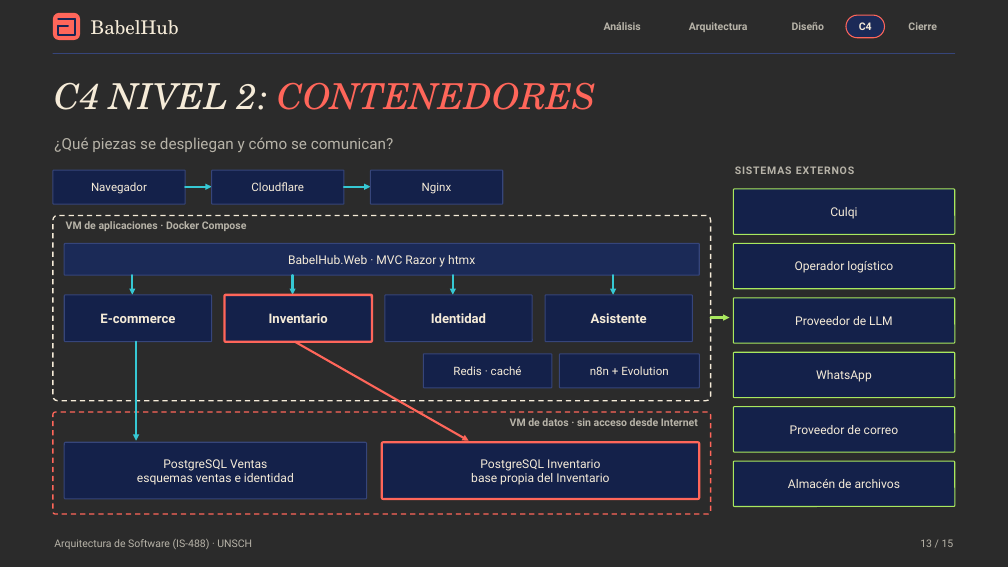
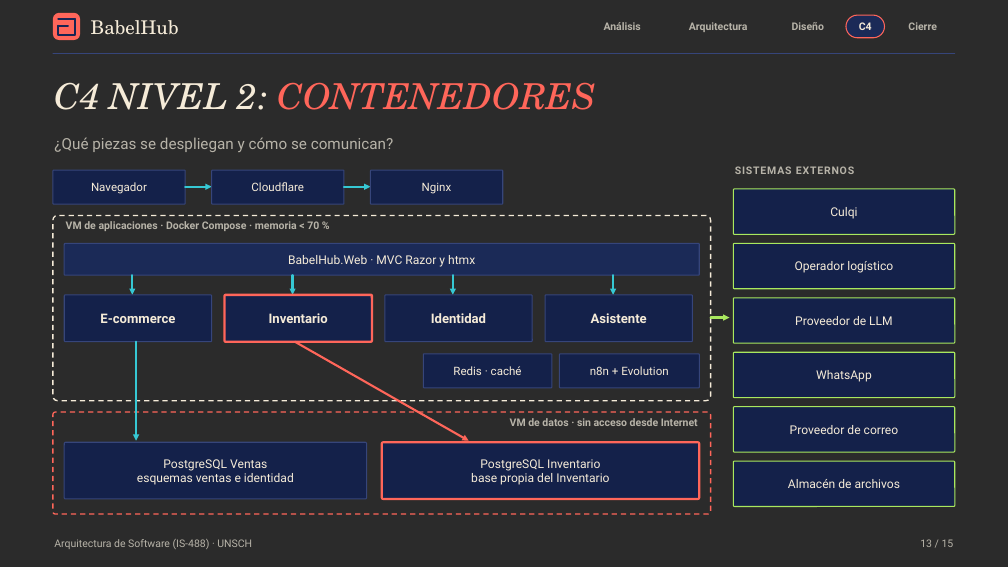
Before and after one commit to P35C4D0R4B1050/BabelHub, a slide deck: slide 13 of docs/BabelHub_Exposicion.pptx. Drawn at 1008x567 pixels with LibreOffice and Linux fonts; fonts in the diff are those of the drawing; background and template pictures are left out; a plain dark background stands for a picture behind light text. Boxes give left, top, right and bottom in pixels: in the first picture for what was removed or moved away, otherwise in the second. Text is boxed around its words. In the diff, an @@ line names an element or a change of style, - is before the commit and + after.

```diff
--- a/docs/BabelHub_Exposicion.pptx
+++ b/docs/BabelHub_Exposicion.pptx
@@ text at [66,221,319,231]: text changed @@
-VM de aplicaciones · Docker Compose
+VM de aplicaciones · Docker Compose · memoria < 70 %
```
Also in this commit, not shown: 5 other slides changed.
